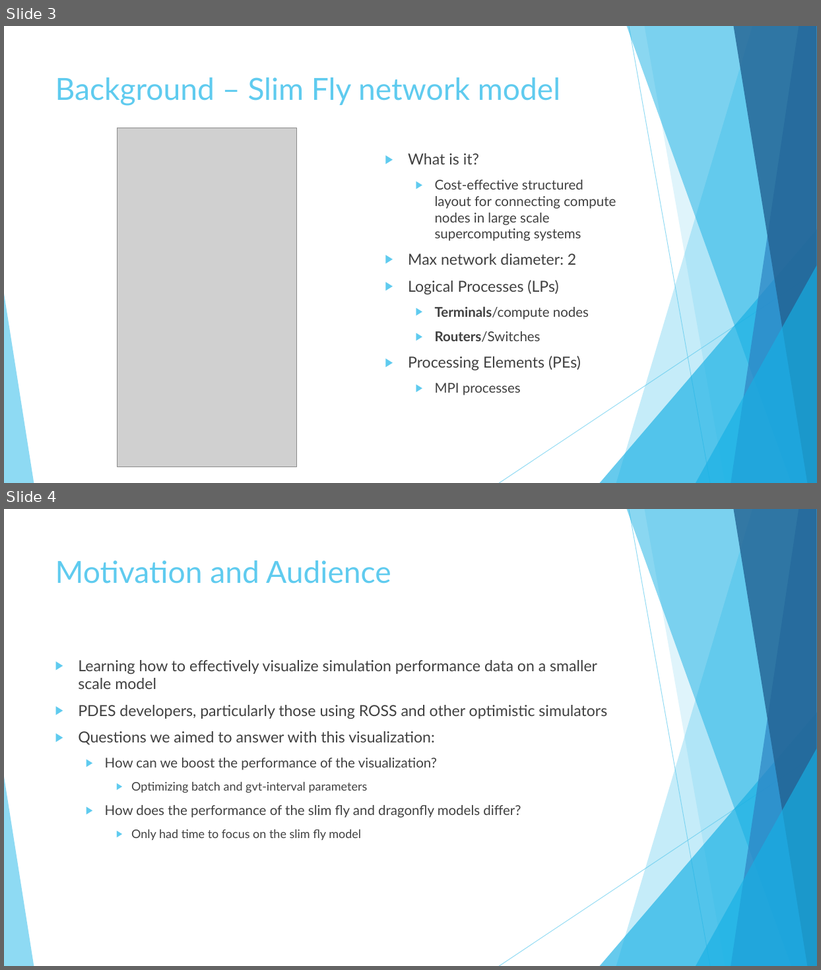
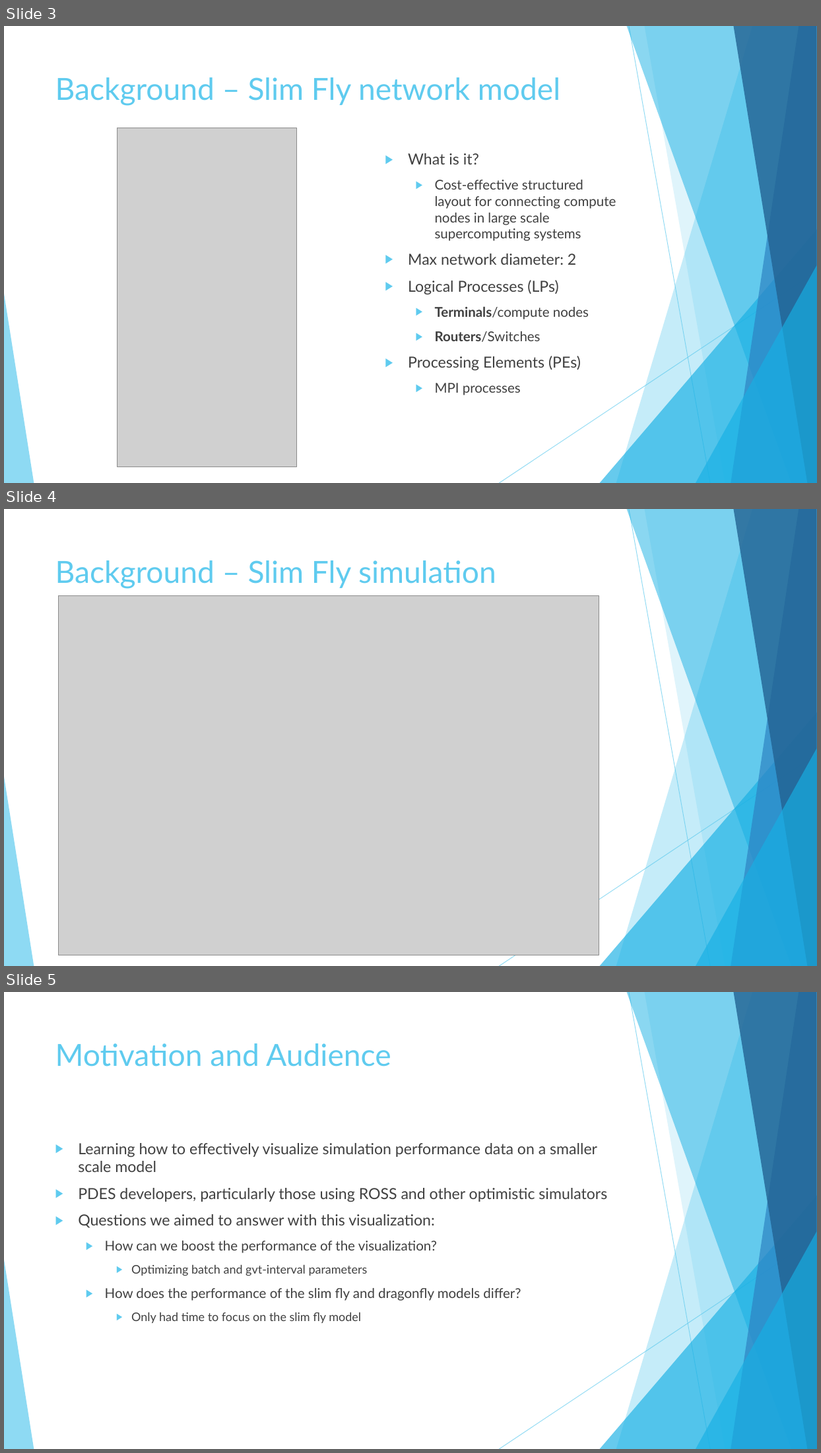
Before and after one commit to caitlinross/vis-project, a slide deck: writeups/vispres.pptx. Shown one above the other, each under a label of ours: slides 3 and 4 before the commit, slides 3, 4 and 5 after it. The pictures are 821x970 and 821x1453 pixels, drawn with LibreOffice and Linux fonts; fonts in the diff are those of the drawing; grey boxes stand for pictures. Boxes give left, top, right and bottom in pixels: in the first picture for what was removed or moved away, otherwise in the second. Text is boxed around its words. In the diff, an @@ line names an element or a change of style, - is before the commit and + after.

Commit message:
Added slide to show simulation process

```diff
--- a/writeups/vispres.pptx
+++ b/writeups/vispres.pptx
@@ slide 4 added at <box>4,509,817,966</box>, background #FFFFFF; not listed: 10 template elements that a slide beside it also shows @@
@@ title added at <box>55,560,496,589</box>, 36 pt, text #5FCBEF @@
+Background – Slim Fly simulation
@@ picture added at <box>58,595,599,956</box> @@
@@ what was slide 4 is now slide 5 @@
```
